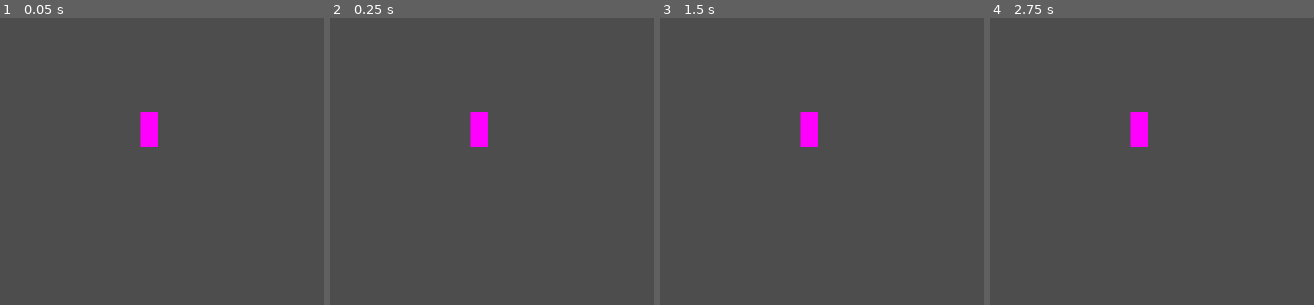
Above: before the commit, frames 1-4 (left to right).
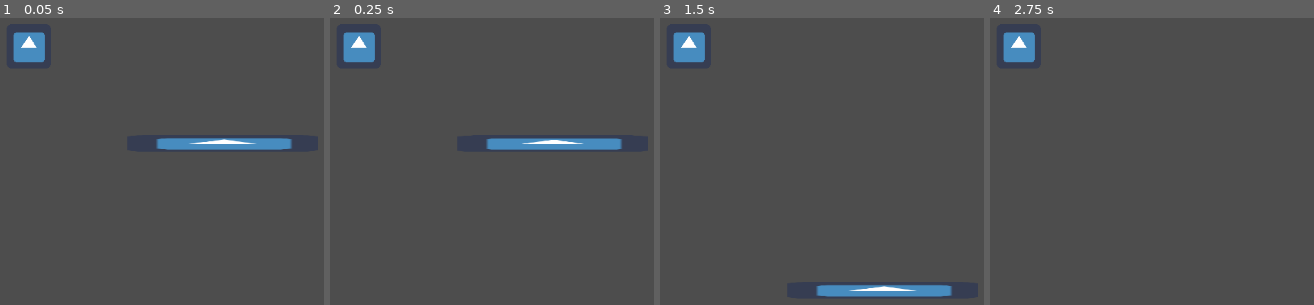
Above: after the commit, the same moments.

Repository: alejandrogonzalvo/Ruins
Game: Godot game, scene res://scenes/PlatformTest.tscn
The game is run twice, just before and just after one commit, with the same random seed, the same clock (stepped at 60 frames per second) and the same inputs. Before the commit the project starts from res://scenes/Test.tscn. The engine's default icon, where the game draws it, is replaced by a stand-in: a white triangle on a blue panel in a dark square.
Inputs:
- Up to frame 1 (0.05 s): no input
- Up to frame 2 (0.25 s): no input
- Up to frame 3 (1.5 s): tap Enter (ui_accept) at 0.5, 0.77 s; hold Right (ui_right) from 0.53 s (still down)
- Up to frame 4 (2.75 s): tap Enter (ui_accept) at 1.52, 2 s; release Right (ui_right) at 2.03 s; hold Left (ui_left) from 2.03 s (still down)

The runs differ from the first frame. In frame 1, 3.4% of the frame differs, in the area x 4-91%, y 4-46%; in frame 2, 3.4%; in frame 3, 3.5%, in the area x 4-91%, y 4-98%; in frame 4, 1.7%.

Commit message:
add Platform class

Diff:
--- a/project.godot
+++ b/project.godot
@@ -11,9 +11,14 @@
 [application]
 
 config/name="Ruins"
-run/main_scene="res://scenes/Test.tscn"
+run/main_scene="res://scenes/PlatformTest.tscn"
 config/features=PackedStringArray("4.1")
 config/icon="res://assets/icon.png"
+
+[layer_names]
+
+2d_physics/layer_1="Player"
+2d_physics/layer_2="Platformss"
 
 [rendering]
 
--- /dev/null
+++ b/scenes/Idle.tscn
@@ -0,0 +1,6 @@
+[gd_scene load_steps=2 format=3 uid="uid://dowlkcq2qju3e"]
+
+[ext_resource type="Script" path="res://scripts/Idle.gd" id="1_b8dbq"]
+
+[node name="Idle" type="Node2D"]
+script = ExtResource("1_b8dbq")
--- /dev/null
+++ b/scenes/PlatformTest.tscn
@@ -0,0 +1,14 @@
+[gd_scene load_steps=3 format=3 uid="uid://c1p0mc4fkxekh"]
+
+[ext_resource type="PackedScene" uid="uid://dad16cc15doc3" path="res://scenes/prefabs/Platform.tscn" id="1_cgnrv"]
+[ext_resource type="Texture2D" uid="uid://muad1aaskn3l" path="res://assets/icon.png" id="2_k5qo2"]
+
+[node name="PlatformTest" type="Node2D"]
+
+[node name="Platform" parent="." instance=ExtResource("1_cgnrv")]
+
+[node name="Camera2D" type="Camera2D" parent="."]
+
+[node name="Sprite2D" type="Sprite2D" parent="."]
+position = Vector2(-174, -120)
+texture = ExtResource("2_k5qo2")
--- /dev/null
+++ b/scenes/State.tscn
@@ -0,0 +1,6 @@
+[gd_scene load_steps=2 format=3 uid="uid://cjnpr1hrwfvsl"]
+
+[ext_resource type="Script" path="res://scripts/State.gd" id="1"]
+
+[node name="State" type="Node2D"]
+script = ExtResource("1")
--- /dev/null
+++ b/scenes/StateMachine.tscn
@@ -0,0 +1,36 @@
+[gd_scene load_steps=5 format=3 uid="uid://bupsd7sxaoxcp"]
+
+[ext_resource type="Script" path="res://scripts/StateMachine.gd" id="1"]
+[ext_resource type="Texture2D" uid="uid://muad1aaskn3l" path="res://assets/icon.png" id="2_ilg46"]
+
+[sub_resource type="Animation" id="Animation_mcywh"]
+resource_name = "Walk"
+loop_mode = 1
+tracks/0/type = "value"
+tracks/0/imported = false
+tracks/0/enabled = true
+tracks/0/path = NodePath("Sprite2D:vframes")
+tracks/0/interp = 1
+tracks/0/loop_wrap = true
+tracks/0/keys = {
+"times": PackedFloat32Array(),
+"transitions": PackedFloat32Array(),
+"update": 1,
+"values": []
+}
+
+[sub_resource type="AnimationLibrary" id="AnimationLibrary_ylfsk"]
+_data = {
+"Walk": SubResource("Animation_mcywh")
+}
+
+[node name="StateMachine" type="Node2D"]
+script = ExtResource("1")
+
+[node name="AnimationPlayer" type="AnimationPlayer" parent="."]
+libraries = {
+"": SubResource("AnimationLibrary_ylfsk")
+}
+
+[node name="Sprite2D" type="Sprite2D" parent="."]
+texture = ExtResource("2_ilg46")
--- /dev/null
+++ b/scenes/Transition.tscn
@@ -0,0 +1,6 @@
+[gd_scene load_steps=2 format=3 uid="uid://bi44rhay2ren0"]
+
+[ext_resource type="Script" path="res://scripts/Transition.gd" id="1"]
+
+[node name="Transition" type="Node2D"]
+script = ExtResource("1")
--- /dev/null
+++ b/scenes/prefabs/Breaking.gd
@@ -0,0 +1,17 @@
+extends State
+
+func process(_delta):
+	pass
+
+func physics_process(_delta):
+	pass
+
+func enter(_from: State = null):
+	$Timer.start()
+
+func exit(_to: State = null):
+	pass
+
+
+func _on_timer_timeout():
+	transition.emit(self, "broken")
--- /dev/null
+++ b/scenes/prefabs/Broken.gd
@@ -0,0 +1,20 @@
+extends State
+
+@export var platform: CharacterBody2D
+var collided: bool
+
+func _ready():
+	platform.velocity = Vector2.DOWN
+
+func process(_delta):
+	pass
+
+func physics_process(_delta):
+	collided = platform.move_and_slide()
+	platform.velocity = platform.velocity * 1.08
+
+func enter(_from: State = null):
+	platform.velocity = Vector2.DOWN
+
+func exit(_to: State = null):
+	pass
--- /dev/null
+++ b/scenes/prefabs/Platform.tscn
@@ -0,0 +1,52 @@
+[gd_scene load_steps=8 format=3 uid="uid://dad16cc15doc3"]
+
+[ext_resource type="Texture2D" uid="uid://muad1aaskn3l" path="res://assets/icon.png" id="1_78h2l"]
+[ext_resource type="Script" path="res://scripts/StateMachine.gd" id="1_sbqlh"]
+[ext_resource type="Script" path="res://scripts/states/platform/Fixed.gd" id="2_cfkvm"]
+[ext_resource type="Script" path="res://scenes/prefabs/Breaking.gd" id="4_rvgw1"]
+[ext_resource type="Script" path="res://scenes/prefabs/Broken.gd" id="5_q8cir"]
+
+[sub_resource type="RectangleShape2D" id="RectangleShape2D_wrb8n"]
+size = Vector2(284, 7)
+
+[sub_resource type="RectangleShape2D" id="RectangleShape2D_2jrx7"]
+size = Vector2(276, 20)
+
+[node name="Platform" type="CharacterBody2D" groups=["Platforms"]]
+
+[node name="Sprite2D" type="Sprite2D" parent="."]
+position = Vector2(105.5, 20)
+scale = Vector2(4.29688, 0.375)
+texture = ExtResource("1_78h2l")
+
+[node name="StateMachine" type="Node" parent="." node_paths=PackedStringArray("initial_state")]
+script = ExtResource("1_sbqlh")
+initial_state = NodePath("Broken")
+
+[node name="Fixed" type="Node" parent="StateMachine"]
+script = ExtResource("2_cfkvm")
+
+[node name="Breaking" type="Node" parent="StateMachine"]
+script = ExtResource("4_rvgw1")
+
+[node name="Timer" type="Timer" parent="StateMachine/Breaking"]
+wait_time = 1.5
+one_shot = true
+
+[node name="Broken" type="Node" parent="StateMachine" node_paths=PackedStringArray("platform")]
+script = ExtResource("5_q8cir")
+platform = NodePath("../..")
+
+[node name="Hitbox" type="Area2D" parent="."]
+collision_layer = 2
+
+[node name="CollisionShape2D" type="CollisionShape2D" parent="Hitbox"]
+position = Vector2(105, 9.5)
+shape = SubResource("RectangleShape2D_wrb8n")
+
+[node name="CollisionShape2D" type="CollisionShape2D" parent="."]
+position = Vector2(107, 21)
+shape = SubResource("RectangleShape2D_2jrx7")
+
+[connection signal="timeout" from="StateMachine/Breaking/Timer" to="StateMachine/Breaking" method="_on_timer_timeout"]
+[connection signal="area_entered" from="Hitbox" to="StateMachine/Fixed" method="_on_hitbox_area_entered"]
--- a/scripts/Player.gd
+++ b/scripts/Player.gd
@@ -1,3 +1,2 @@
 extends Node2D
-
 class_name MainPlayer
--- /dev/null
+++ b/scripts/states/platform/Fixed.gd
@@ -0,0 +1,17 @@
+extends State
+
+func process(_delta):
+	pass
+
+func physics_process(_delta):
+	pass
+
+func enter(_from: State = null):
+	pass
+
+func exit(_to: State = null):
+	pass
+
+
+func _on_hitbox_area_entered(area):
+	transition.emit(self, "breaking")
--- a/scripts/states/player/Idle.gd
+++ b/scripts/states/player/Idle.gd
@@ -1,3 +1,2 @@
 extends PlayerState
-
 class_name Idle
